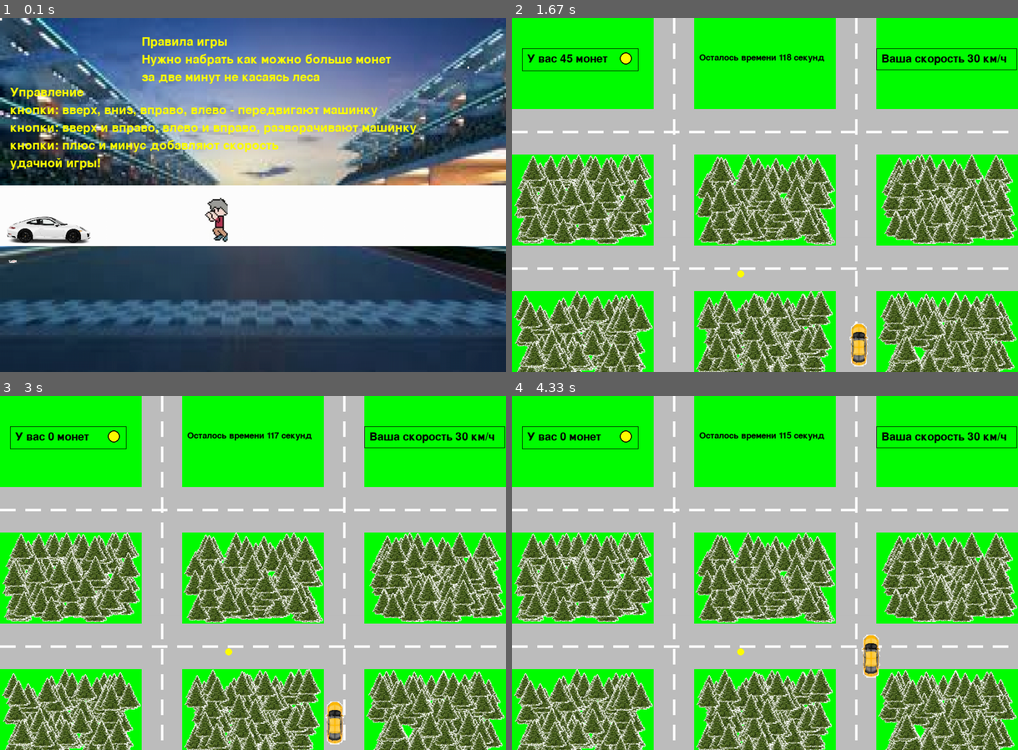
Above: before the commit, frames 1-4 (two rows, left to right).
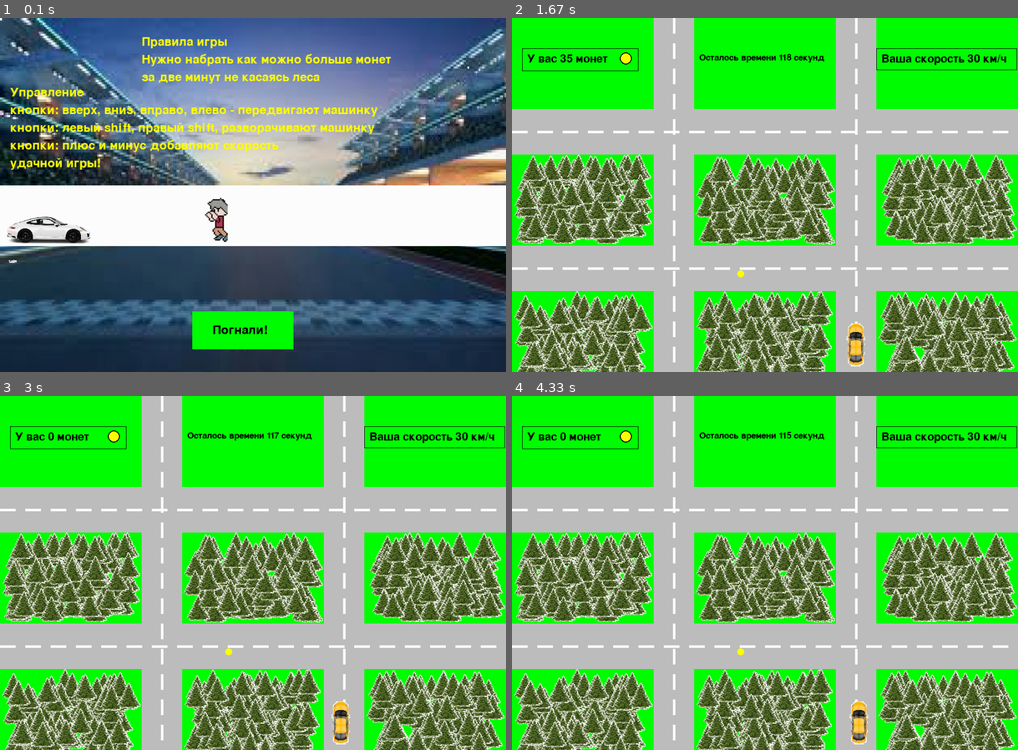
Above: after the commit, the same moments.

Repository: Tereegor/SilentForest
Game: pygame game, started from Project pygame/Project.py
Same seed, same stepped clock (60 frames per second), same inputs: the game is played once before the commit and once after it.
Inputs (mouse positions are in pixels of both pictures, inside the frame that each line leads up to):
- Up to frame 1 (0.1 s): no input
- Up to frame 2 (1.67 s): click (754, 329) at 0.38 s, where only the run after the commit has a clickable "Погнали!"; hold Right Shift 0.67-1.13 s; hold Right 0.67-1.13 s; hold Right 1.17-1.63 s; tap Shift at 1.23, 1.53 s
- Up to frame 3 (3 s): hold Up 1.67-1.97 s; tap Shift at 1.73, 2.07, 2.37, 2.57, 2.87 s; hold Right 2-2.47 s; tap Right Shift at 2.15 s; hold Left from 2.5 s (still down)
- Up to frame 4 (4.33 s): release Left at 3.03 s; hold Down 3.07-3.37 s; tap Shift at 3.13, 3.47, 3.77, 3.9, 4.3 s; hold Left 3.4-3.8 s; tap Right Shift at 3.55 s; hold Up 3.83-4.2 s; hold Right from 4.23 s (still down)

The runs differ from the first frame. In frame 1, 3.2% of the frame differs, in the area x 12-83%, y 29-94%; in frame 2, 0.4%; in frame 3, 0.4%; in frame 4, 0.7%.

Commit message:
Полностью доделанная мини-игра

Diff:
--- a/Project pygame/Project.py
+++ b/Project pygame/Project.py
@@ -58,6 +58,7 @@
 
 def start_screen():
     plenty_turn = [0]
+
     def draw_1():
 
         intro_text = ["Правила игры",
@@ -81,7 +82,7 @@
     def draw_2():
         intro_text_2 = ["Управление",
                         "кнопки: вверх, вниз, вправо, влево - передвигают машинку",
-                        "кнопки: вверх и вправо, влево и вправо, разворачивают машинку",
+                        "кнопки: левый shift, правый shift, разворачивают машинку",
                         "кнопки: плюс и минус добавляют скорость",
                         "удачной игры!"]
         font = pygame.font.Font(None, 35)
@@ -95,6 +96,15 @@
 
             text_coord += intro_rect.height
             screen.blit(string_rendered, intro_rect)
+
+    def go_to_the_play():
+        font = pygame.font.Font(None, 35)
+        pygame.draw.rect(screen, pygame.Color('green'), (380, 580, 200, 75))
+        string_rendered = font.render('Погнали!', 1, pygame.Color('Black'))
+        intro_rect = string_rendered.get_rect()
+        intro_rect.x = 420
+        intro_rect.y = 605
+        screen.blit(string_rendered, intro_rect)
 
     Right = True
     Left = False
@@ -113,9 +123,10 @@
         for event in pygame.event.get():
             if event.type == pygame.QUIT:
                 terminate()
-            elif event.type == pygame.KEYDOWN or \
-                    event.type == pygame.MOUSEBUTTONDOWN:
-                return
+            elif event.type == pygame.MOUSEBUTTONDOWN:
+                x, y = event.pos
+                if x in range(380, 580) and y in range(580, 655):
+                    return
         if Number < 5 and Jump and not Jump_down and Right:
             Number += 0.1
             Hight_jump[0] -= 1
@@ -171,6 +182,7 @@
             Jump = True
         if coords_car[0] <= 270 and Left:
             Jump_down = True
+        go_to_the_play()
         pygame.display.flip()
         clock.tick(fps)
 
@@ -251,7 +263,7 @@
         reader = csv.reader(csvfile, delimiter=';', quotechar='"')
         for index, row in enumerate(reader):
             if index != 0:
-                 plenty_place.append(row[0])
+                plenty_place.append(row[0])
         for i in range(len(plenty_place)):
             plenty_finally.append(int(plenty_place[i]))
         plenty_finally_2 = sorted(plenty_finally)
@@ -291,6 +303,20 @@
     text_x = 125
     text_y = 370
     screen.blit(text, (text_x, text_y))
+
+
+def write_result():
+    f = open("Total_result", 'w')
+    if plenty_money[0] >= 150:
+        f.write('You win')
+    else:
+        f.write('You lose')
+    f.close()
+
+
+def sound():
+    pygame.mixer.music.load('Sound_triumf.mp3')
+    pygame.mixer.music.play()
 
 
 def money(screen):
@@ -497,6 +523,9 @@
             self.rect.y = 690
 
 
+STOP = False
+pygame.mixer.music.load('Sound_car.mp3')
+pygame.mixer.music.play(-1)
 area_start = [0, 230]
 area_finish = [270, 400]
 for i in range(120):
@@ -561,9 +590,9 @@
         keys = pygame.key.get_pressed()
         if event.type == pygame.QUIT:
             running = False
-        if keys[pygame.K_UP] and keys[pygame.K_RIGHT]:
+        if keys[pygame.K_RSHIFT]:
             name.turn_right()
-        elif keys[pygame.K_UP] and keys[pygame.K_LEFT]:
+        elif keys[pygame.K_LSHIFT]:
             name.turn_left()
         if event.type == pygame.KEYDOWN:
             if event.key == pygame.K_RIGHT:
@@ -606,6 +635,11 @@
     else:
         place_in_total_list()
         draw_end(screen)
+        if not STOP:
+            pygame.mixer.music.pause()
+            STOP = True
+            sound()
+            write_result()
     clock.tick(fps)
     pygame.display.flip()
 
Not shown, added: Project pygame/Sound_car.mp3
Not shown, added: Project pygame/Sound_triumf.mp3
